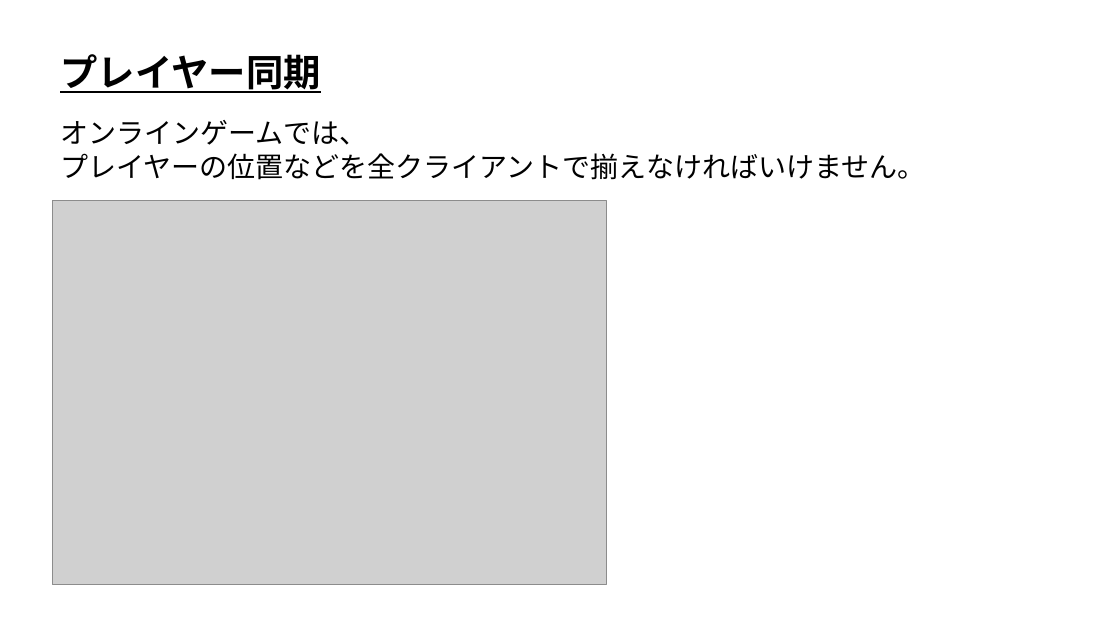
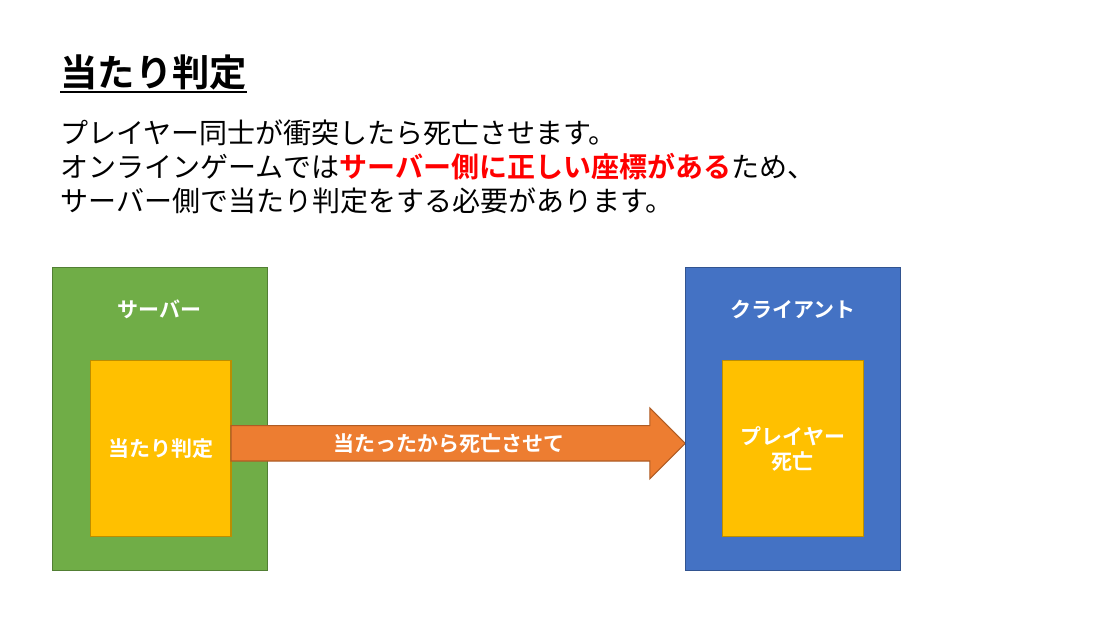
Before and after one commit to ArakiYusuke-Ohara/Textbook, a slide deck: slide 1 of ゲーム科3年/00_前期/オンラインゲームプログラミングⅠ/11_当たり判定.pptx. Drawn at 1120x630 pixels with LibreOffice and Linux fonts; fonts in the diff are those of the drawing; grey boxes stand for pictures. Boxes give left, top, right and bottom in pixels: in the first picture for what was removed or moved away, otherwise in the second. Text is boxed around its words. In the diff, an @@ line names an element or a change of style, - is before the commit and + after.

Commit message:
スライド作成と微修正

```diff
--- a/ゲーム科3年/00_前期/オンラインゲームプログラミングⅠ/11_当たり判定.pptx
+++ b/ゲーム科3年/00_前期/オンラインゲームプログラミングⅠ/11_当たり判定.pptx
@@ text at [60, 54, 247, 93]: text changed @@
-プレイヤー同期
+当たり判定
@@ text at [60, 119, 815, 214]: text changed @@
-オンラインゲームでは、
-プレイヤーの位置などを全クライアントで揃えなければいけません。
+プレイヤー同士が衝突したら死亡させます。
+オンラインゲームではサーバー側に正しい座標があるため、
+サーバー側で当たり判定をする必要があります。
@@ picture removed at [52, 201, 607, 585] @@
@@ rectangle added at [52, 267, 267, 571], fill #70AD47, outline #538035 1 pt, 18 pt, text #FFFFFF, bold @@
+サーバー
@@ rectangle added at [686, 267, 901, 571], fill #4472C4, outline #325491 1 pt, 18 pt, text #FFFFFF, bold @@
+クライアント
@@ rectangle added at [90, 360, 231, 537], fill #FFC000, outline #BD8E00 1 pt, 18 pt, text #FFFFFF, bold @@
+当たり判定
@@ rectangle added at [723, 360, 864, 537], fill #FFC000, outline #BD8E00 1 pt, 18 pt, text #FFFFFF, bold @@
+プレイヤー死亡
@@ right arrow added at [231, 408, 686, 479], fill #ED7D31, outline #AF5C24 1 pt, 18 pt, text #FFFFFF, bold @@
+当たったから死亡させて
```
Also in this commit, not shown: 8 slides added, 26 slides removed, 6 other files.
